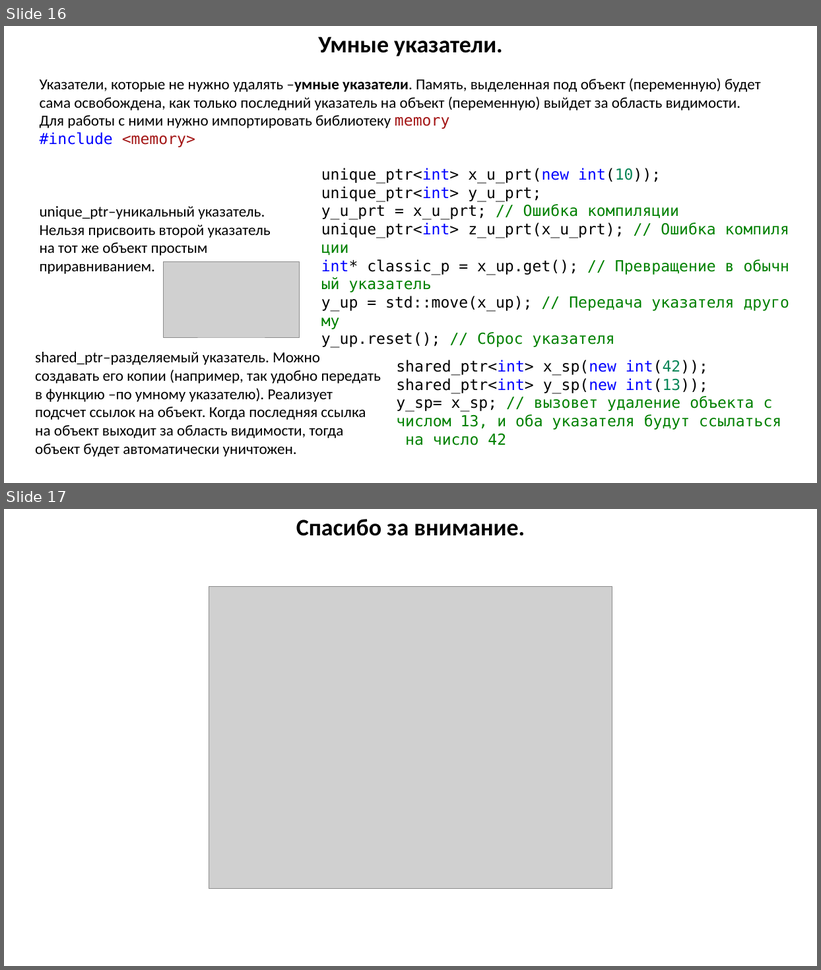
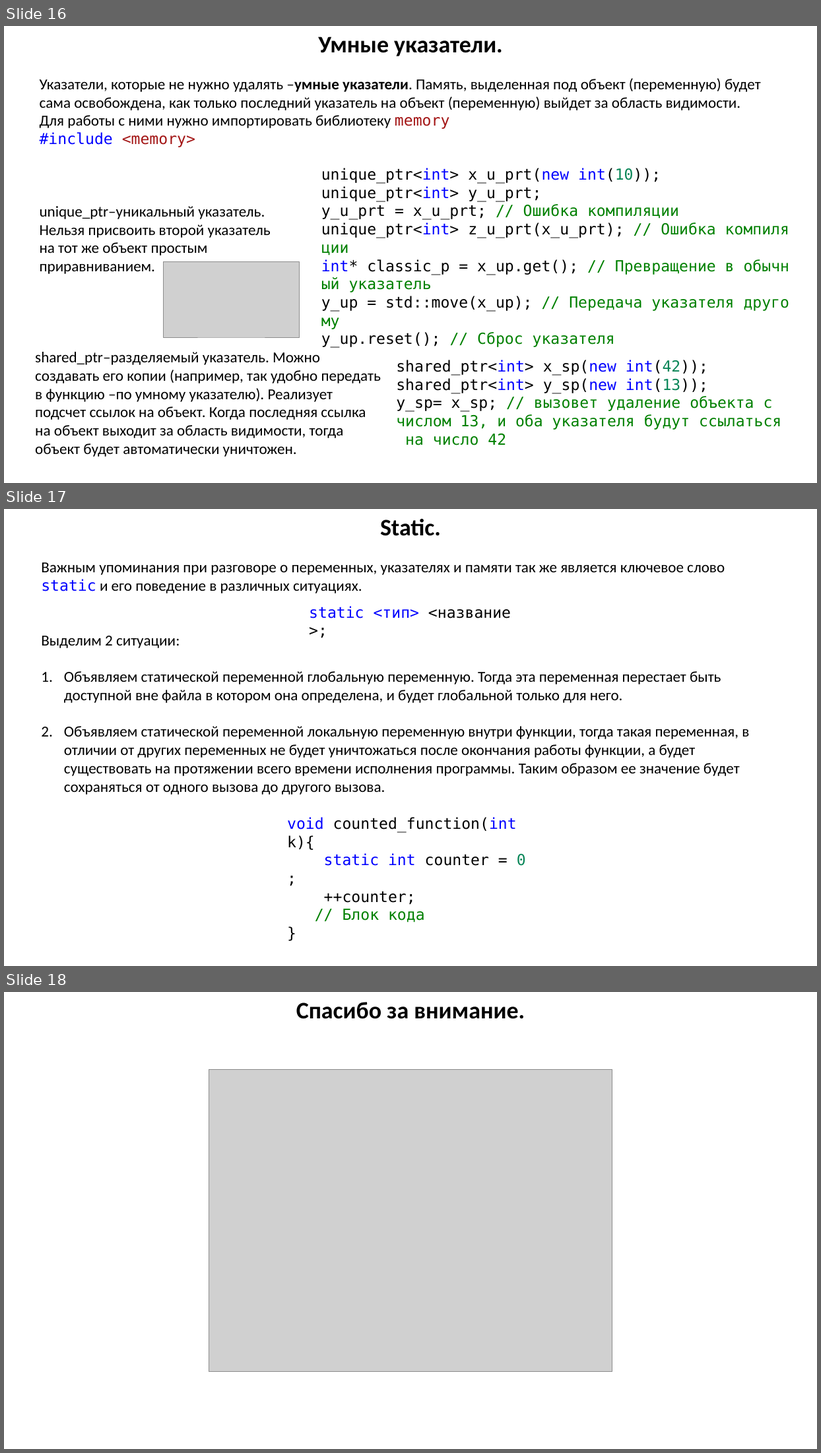
Before and after one commit to MUCTR-IKT-CPP/cpp_course, a slide deck: Lections/Two/Память, указатели, ссылки, передача параметров в функцию.pptx. Shown one above the other, each under a label of ours: slides 16 and 17 before the commit, slides 16, 17 and 18 after it. The pictures are 821x970 and 821x1453 pixels, drawn with LibreOffice and Linux fonts; fonts in the diff are those of the drawing; grey boxes stand for pictures. Boxes give left, top, right and bottom in pixels: in the first picture for what was removed or moved away, otherwise in the second. Text is boxed around its words. In the diff, an @@ line names an element or a change of style, - is before the commit and + after.

```diff
--- a/Lections/Two/Память, указатели, ссылки, передача параметров в функцию.pptx
+++ b/Lections/Two/Память, указатели, ссылки, передача параметров в функцию.pptx
@@ slide 17 added at box(4, 509, 817, 966), background #FFFFFF @@
@@ text added at box(380, 518, 441, 536), 28 pt, text #000000, bold @@
+Static.
@@ text added at box(41, 562, 749, 795), 18 pt, text #000000 @@
+Важным упоминания при разговоре о переменных, указателях и памяти так же является ключевое слово static и его поведение в различных ситуациях.
+Выделим 2 ситуации:
+1. Объявляем статической переменной глобальную переменную. Тогда эта переменная перестает быть доступной вне файла в котором она определена, и будет глобальной только для него.
+2. Объявляем статической переменной локальную переменную внутри функции, тогда такая переменная, в отличии от других переменных не будет уничтожаться после окончания работы функции, а будет существовать на протяжении всего времени исполнения программы. Таким образом ее значение будет сохраняться от одного вызова до другого вызова.
@@ text added at box(309, 606, 511, 619), 18 pt, text #0000FF @@
+static <тип> <название>;
@@ text added at box(287, 817, 526, 923), 18 pt, text #000000 @@
+void counted_function(int k){
+static int counter = 0;
+++counter;
+// Блок кода
+}
@@ what was slide 17 is now slide 18 @@
```
Also in this commit, not shown: 1 other file.
